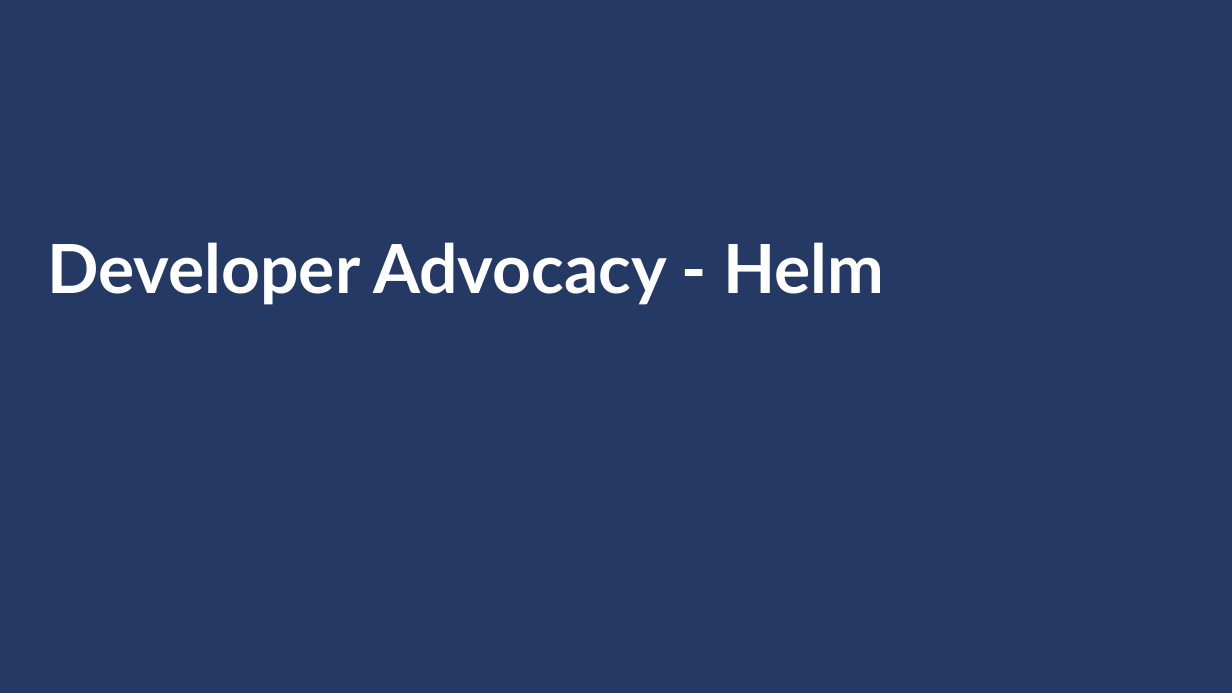
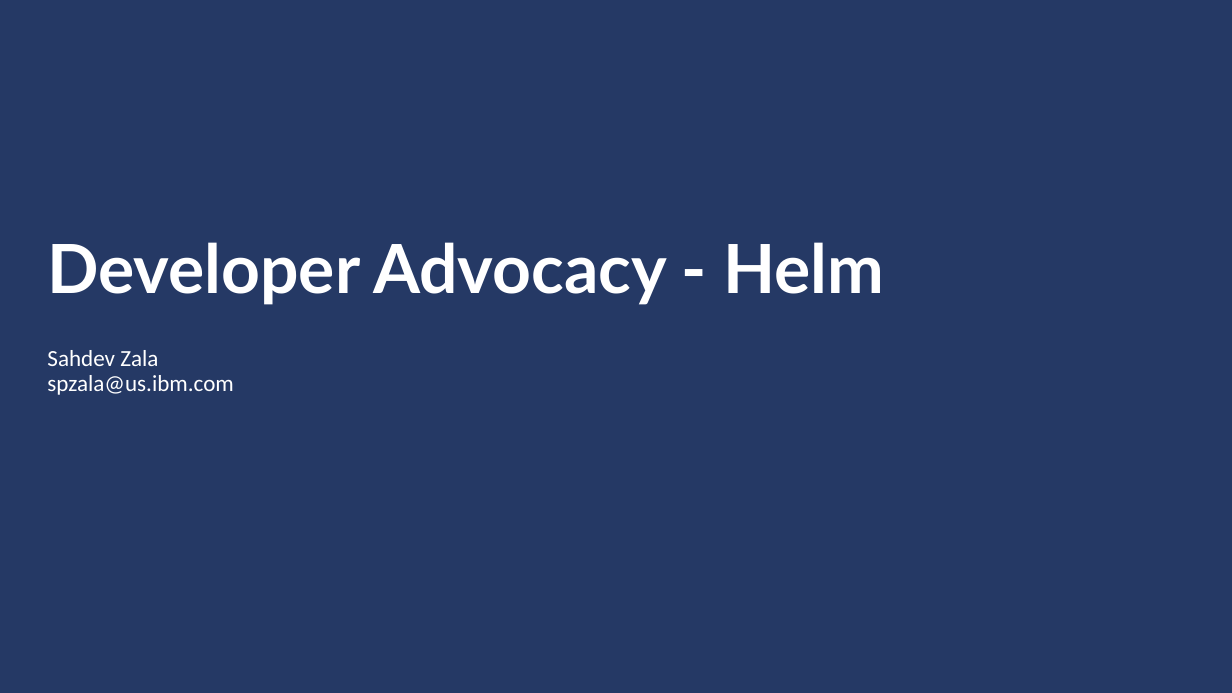
Before and after one commit to IBM/helm101, a slide deck: slide 1 of presentation/Helm.pptx. Drawn at 1232x693 pixels with LibreOffice and Linux fonts; fonts in the diff are those of the drawing; background and template pictures are left out. Boxes give left, top, right and bottom in pixels: in the first picture for what was removed or moved away, otherwise in the second. Text is boxed around its words. In the diff, an @@ line names an element or a change of style, - is before the commit and + after.

```diff
--- a/presentation/Helm.pptx
+++ b/presentation/Helm.pptx
@@ text added at (47,350,233,395), 18 pt, text #FFFFFF @@
+Sahdev Zala
+spzala@us.ibm.com
```
Also in this commit, not shown: 7 other slides changed.
